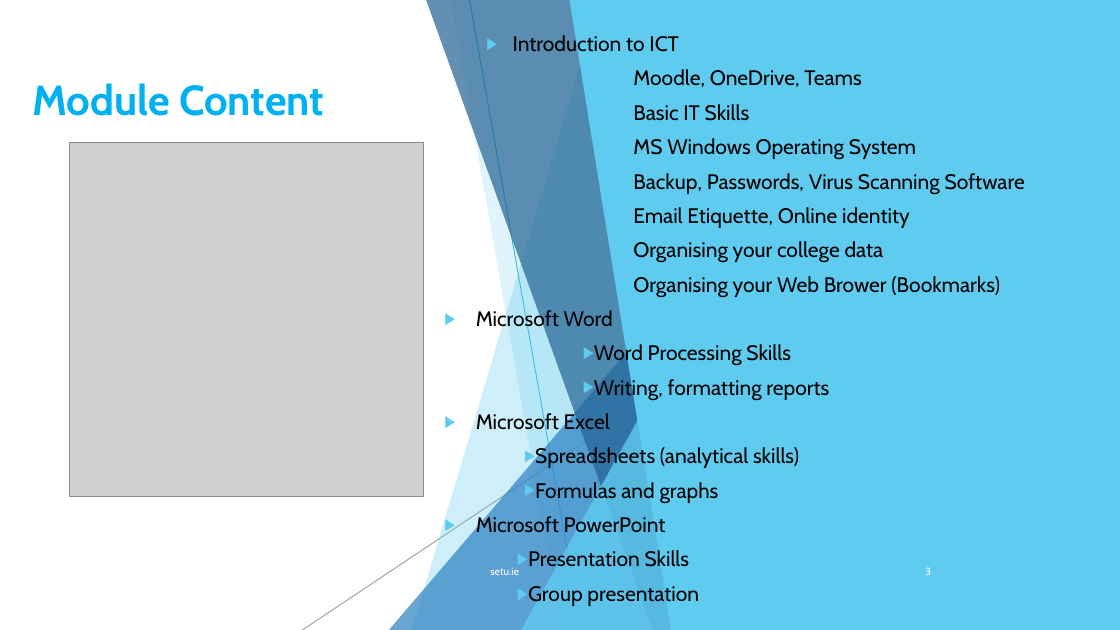
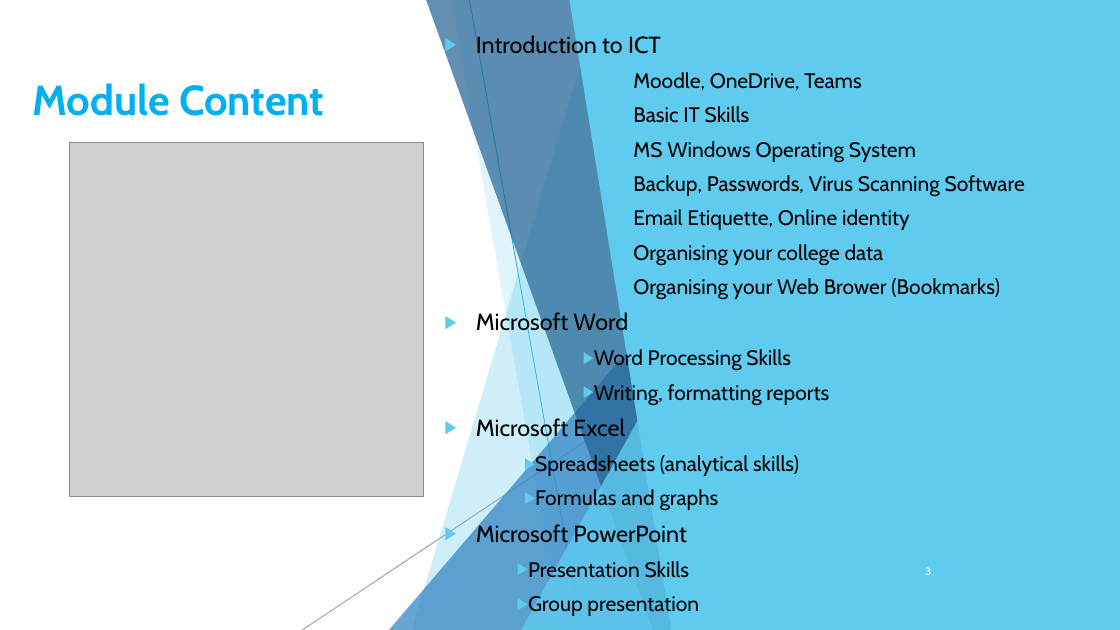
Before and after one commit to maireadmeagher/ICT-25, a slide deck: slide 3 of topic01-introduction-to-ICT/unit-1/talk-1/a-intro.pptx. Drawn at 1120x630 pixels with LibreOffice and Linux fonts; fonts in the diff are those of the drawing; grey boxes stand for pictures. Boxes give left, top, right and bottom in pixels: in the first picture for what was removed or moved away, otherwise in the second. Text is boxed around its words. In the diff, an @@ line names an element or a change of style, - is before the commit and + after.

Commit message:
update slide deck

```diff
--- a/topic01-introduction-to-ICT/unit-1/talk-1/a-intro.pptx
+++ b/topic01-introduction-to-ICT/unit-1/talk-1/a-intro.pptx
@@ text at (476,33,686,546): size 18 to 20 pt in "Introduction to ICT", "Microsoft Word", "Microsoft Excel", "Microsoft PowerPoint"; list level 2 to 1 in "Introduction to ICT" @@
@@ text removed at (490,567,519,575) @@
-setu.ie
```
Also in this commit, not shown: 1 other slide changed, 15 slides added, 2 other files.
